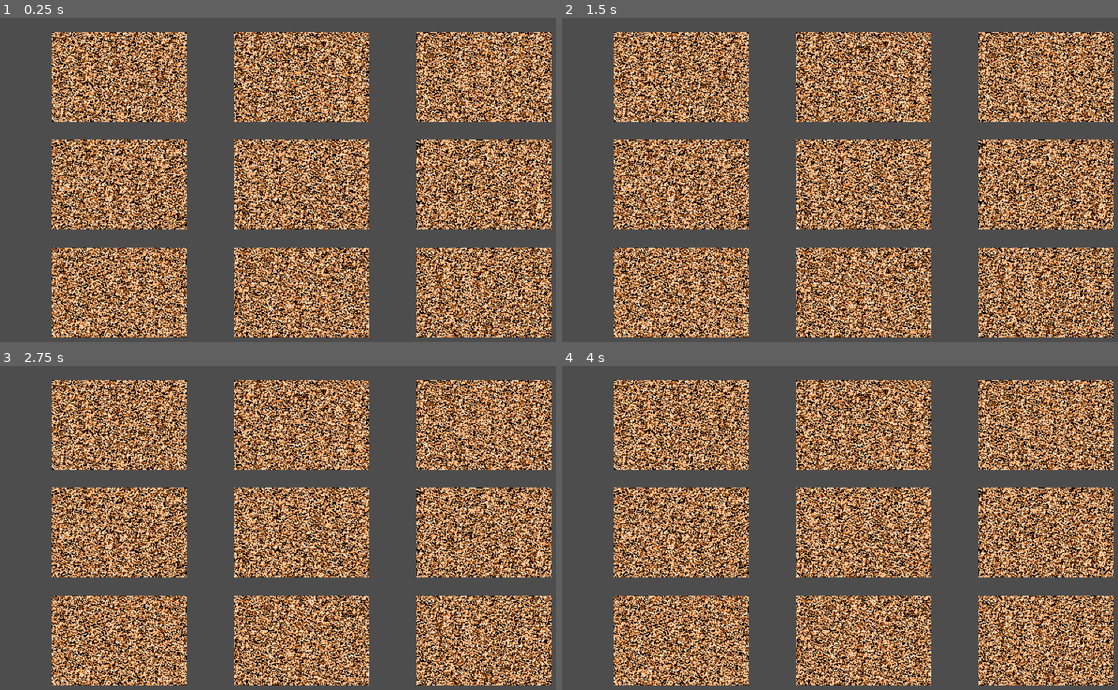
Above: before the commit, frames 1-4 (two rows, left to right).
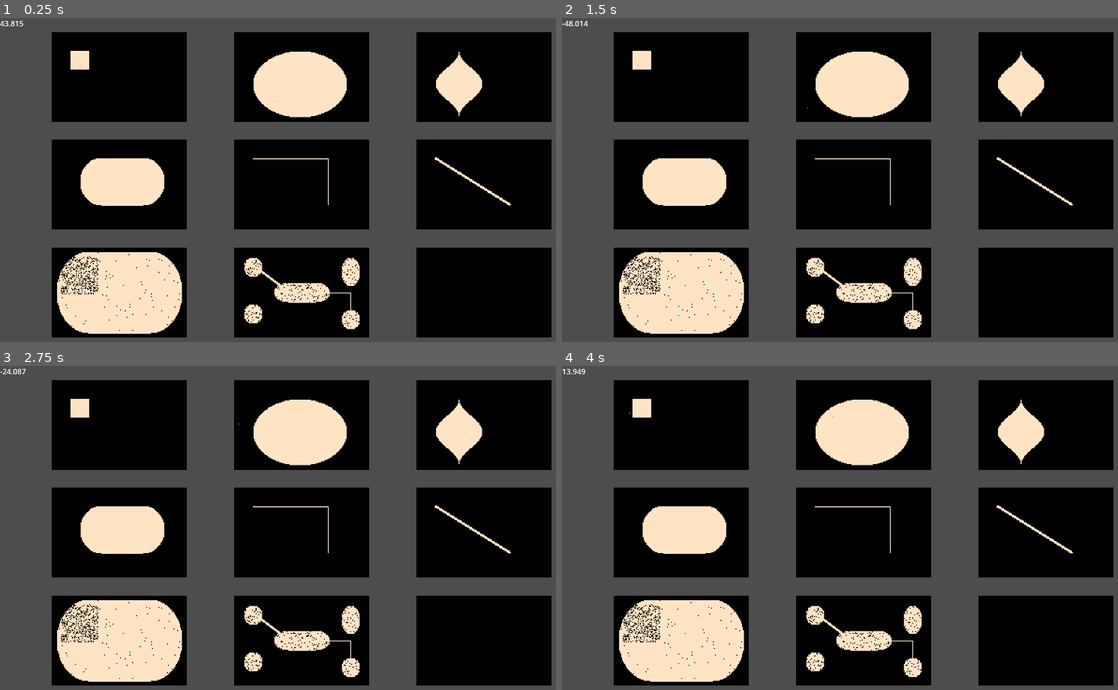
Above: after the commit, the same moments.

Repository: langel/ipsylial
Game: Godot game, scene res://scenes/9_level_dungeon_gen.tscn
The game is run twice, just before and just after one commit, with the same random seed, the same clock (stepped at 60 frames per second) and the same inputs.
Inputs (mouse positions are in pixels of both pictures, inside the frame that each line leads up to):
- Up to frame 1 (0.25 s): no input
- Up to frame 2 (1.5 s): move the mouse to (995, 170) at 0.52 s; hold D (move_right) 0.53-1.28 s; tap Mouse wheel up (zoom_in) at 0.6 s; move the mouse to (739, 202) at 1.27 s; hold S (move_down) from 1.28 s (still down); tap Mouse wheel down (zoom_out) at 1.35 s
- Up to frame 3 (2.75 s): move the mouse to (361, 459) at 2.02 s; release S (move_down) at 2.03 s; hold D (move_right) from 2.03 s (still down); tap Mouse wheel up (zoom_in) at 2.1 s
- Up to frame 4 (4 s): move the mouse to (834, 602) at 2.77 s; release D (move_right) at 2.78 s; hold W (move_up) 2.78-3.53 s; tap Mouse wheel down (zoom_out) at 2.85 s; move the mouse to (1040, 586) at 3.52 s; hold A (move_left) from 3.53 s (still down); tap Mouse wheel up (zoom_in) at 3.6 s

The runs differ from the first frame. In frame 1, 52% of the frame differs, in the area x 0-100%, y 0-99%; in frame 2, 52%; in frame 3, 52%; in frame 4, 52%.

Commit message:
new dungeon class

Diff:
--- a/9_level_dungeon_gen.gd
+++ b/9_level_dungeon_gen.gd
@@ -1,9 +1,6 @@
 extends Node2D
 
-var map: Map
-var level_count = 9
-var level_width = 144
-var level_height = 96
+var dung: Dungeon
 var data = []
 
 var colors = [
@@ -13,35 +10,34 @@
 	Color.SANDY_BROWN
 ]
 
-const DEFAULT_RNG_POS = 0x13371ee7
-var pos: int = DEFAULT_RNG_POS
-var seedval: int = 0x1ee71337
-var rng = load("res://scripts/rng.gd").new()
-func rng_next_int() -> int:
-	pos += 1
-	return rng.rng(pos, seedval)
+var sine_test = 0.01
+var sine2 = 0
 
 # Called when the node enters the scene tree for the first time.
 func _ready() -> void:
-	for l in level_count:
-		data.append([])
-		for x in level_width:
-			data[l].append([])
-			for y in level_height:
-				data[l][x].append(rng_next_int() % 4)
+	dung = Dungeon.new()
+	data = dung.gen_empty_map()
+	dung.gen_terrain(data)
+
 
 func _draw():
 	for l in range(data.size()):
-		var l_x = (l % 3) * level_width * 2.7 + 110
-		var l_y = floor(l / 3) * level_height * 2.4 + 30
-		for x in range(data[l].size()):
-			for y in range(data[l][x].size()):
+		var l_x = (l % 3) * dung.width * 2.7 + 110
+		var l_y = floor(l / 3) * dung.height * 2.4 + 30
+		for x in range(dung.width):
+			for y in range(dung.height):
 				draw_rect(Rect2(x*2+l_x,y*2+l_y,2,2), colors[data[l][x][y]])
-
+	sine_test += 0.17
+	sine2 += 1
+	sine2 %= 100
+	$"debug".text = str(cos((sine2/100.0)*PI)*50).pad_decimals(3)
+	draw_rect(Rect2(sin(sine_test)*50+150,cos(sine_test)*50+150,2,2), Color.CORAL)
+	draw_rect(Rect2(sin((sine2/100.0)*TAU)*50+550,cos((sine2/100.0)*TAU)*50+150,2,2), Color.CORAL)
 
 
 # Called every frame. 'delta' is the elapsed time since the previous frame.
 func _process(delta: float) -> void:
+	queue_redraw()
 	pass
 
 func _input(event):
--- a/scenes/9_level_dungeon_gen.tscn
+++ b/scenes/9_level_dungeon_gen.tscn
@@ -6,3 +6,7 @@
 script = ExtResource("1_k1jxc")
 
 [node name="mesh" type="MeshInstance2D" parent="."]
+
+[node name="debug" type="Label" parent="."]
+offset_right = 40.0
+offset_bottom = 23.0
--- /dev/null
+++ b/scenes/terrain.tres
@@ -0,0 +1,130 @@
+[gd_resource type="TileSet" load_steps=3 format=3 uid="uid://u5jefechxrk"]
+
+[ext_resource type="Texture2D" uid="uid://dl43mpacwaqpg" path="res://assets/textures/32rogues/tiles.png" id="1_s06x8"]
+
+[sub_resource type="TileSetAtlasSource" id="TileSetAtlasSource_cxsam"]
+texture = ExtResource("1_s06x8")
+texture_region_size = Vector2i(32, 32)
+0:0/0 = 0
+1:0/0 = 0
+0:1/0 = 0
+1:1/0 = 0
+0:2/0 = 0
+1:2/0 = 0
+2:2/0 = 0
+0:3/0 = 0
+1:3/0 = 0
+0:4/0 = 0
+1:4/0 = 0
+0:5/0 = 0
+1:5/0 = 0
+0:6/0 = 0
+1:6/0 = 0
+2:6/0 = 0
+3:6/next_alternative_id = 3
+3:6/0 = 0
+0:7/0 = 0
+1:7/0 = 0
+2:7/0 = 0
+3:7/0 = 0
+1:8/0 = 0
+2:8/0 = 0
+3:8/0 = 0
+1:9/0 = 0
+2:9/0 = 0
+3:9/0 = 0
+1:10/0 = 0
+2:10/0 = 0
+3:10/0 = 0
+0:11/0 = 0
+1:11/0 = 0
+2:11/0 = 0
+3:11/0 = 0
+0:12/0 = 0
+1:12/0 = 0
+2:12/0 = 0
+3:12/0 = 0
+0:13/0 = 0
+1:13/0 = 0
+2:13/0 = 0
+3:13/0 = 0
+1:14/0 = 0
+2:14/0 = 0
+3:14/0 = 0
+0:15/0 = 0
+1:15/0 = 0
+2:15/0 = 0
+3:15/0 = 0
+2:16/0 = 0
+3:16/0 = 0
+4:16/0 = 0
+5:16/0 = 0
+6:16/0 = 0
+7:16/0 = 0
+8:16/0 = 0
+10:16/0 = 0
+11:16/0 = 0
+12:16/0 = 0
+13:16/0 = 0
+2:17/0 = 0
+3:17/0 = 0
+4:17/0 = 0
+5:17/0 = 0
+6:17/0 = 0
+2:19/0 = 0
+3:19/0 = 0
+4:19/0 = 0
+5:19/0 = 0
+6:19/0 = 0
+7:19/0 = 0
+8:19/0 = 0
+9:19/0 = 0
+11:19/0 = 0
+12:19/0 = 0
+13:19/0 = 0
+0:22/0 = 0
+1:22/0 = 0
+2:22/0 = 0
+3:22/0 = 0
+0:23/0 = 0
+1:23/0 = 0
+2:23/0 = 0
+3:23/0 = 0
+4:23/0 = 0
+5:23/0 = 0
+3:24/0 = 0
+1:25/0 = 0
+2:25/0 = 0
+3:25/0 = 0
+4:11/0 = 0
+5:11/0 = 0
+6:11/0 = 0
+6:10/0 = 0
+6:9/0 = 0
+5:9/0 = 0
+4:9/0 = 0
+4:10/0 = 0
+5:10/0 = 0
+6:8/0 = 0
+5:8/0 = 0
+4:8/0 = 0
+4:7/0 = 0
+5:7/0 = 0
+6:7/0 = 0
+6:6/0 = 0
+5:6/0 = 0
+4:6/0 = 0
+0:25/0 = 0
+16:16/0 = 0
+15:16/0 = 0
+14:16/0 = 0
+0:16/0 = 0
+1:16/0 = 0
+1:17/0 = 0
+0:17/0 = 0
+9:16/0 = 0
+
+[resource]
+resource_local_to_scene = true
+tile_size = Vector2i(32, 32)
+sources/1 = SubResource("TileSetAtlasSource_cxsam")
--- /dev/null
+++ b/scripts/dungeon.gd
@@ -0,0 +1,114 @@
+class_name Dungeon
+extends Node
+
+
+var levels = 9
+var width = 144
+var height = 96
+
+
+const DEFAULT_RNG_POS = 0x13371ee7
+var pos: int = DEFAULT_RNG_POS
+var seedval: int = 0x1ee71337
+var rng = load("res://scripts/rng.gd").new()
+func rng_next_int() -> int:
+	pos += 1
+	return rng.rng(pos, seedval)
+
+
+func gen_empty_map() -> Array:
+	var data = []
+	for l in levels:
+		data.append([])
+		for x in width:
+			data[l].append([])
+			for y in height:
+				data[l][x].append(0)
+	return data
+
+func gen_terrain(data: Array):
+	# level 1
+	level_carve_rect(data[0], Rect2(20, 20, 20, 20))
+	# level 2
+	level_carve_elipse(data[1], Rect2(20,20,100,70))
+	# level 3
+	level_carve_ovoid(data[2], Rect2(20,20,50,70))
+	# level 4
+	level_carve_rounded(data[3], Rect2(30,20,90,50))
+	# level 5
+	level_carve_path(data[4], Vector2(20,20), Vector2(100,70))
+	# level 6
+	level_carve_corridor(data[5], Vector2(20,20), Vector2(100,70))
+	# level 7
+	level_carve_rounded(data[6], Rect2(5,5,width-10,height-10))
+	level_add_rubble(data[6], Rect2(10, 10, 40, 40), 500)
+	level_add_rubble(data[6], Rect2(0,0,width,height), 100)
+	# level 8
+	level_carve_rounded(data[7], Rect2(width/2-30,height/2-10,60,20))
+	level_carve_elipse(data[7], Rect2(10,10,20,20))
+	level_carve_elipse(data[7], Rect2(width-30,10,20,30))
+	level_carve_elipse(data[7], Rect2(10,60,20,20))
+	level_carve_elipse(data[7], Rect2(width-30,height-30,20,20))
+	level_add_rubble(data[7], Rect2(10, 10, width-20, height-20), 1000)
+	level_carve_corridor(data[7], Vector2(15,15), Vector2(width/2-20,height/2-5))
+	level_carve_path(data[7], Vector2(width/2,height/2), Vector2(width-20,height-20))
+
+func level_carve_ovoid(data: Array, rect: Rect2):
+	var mid = rect.size.x / 2
+	for y in rect.size.y:
+		var length = sin((y / rect.size.y)*PI)
+		length *= length
+		length *= mid
+		for x in length:
+			if (x+rect.position.x+mid < width and y+rect.position.y < height):
+				data[x+rect.position.x+mid][y+rect.position.y] = 1
+				data[(mid-x)+rect.position.x][y+rect.position.y] = 1
+
+func level_carve_elipse(data: Array, rect: Rect2):
+	var mid = rect.size.x / 2
+	var y_pos = 0;
+	for a in 180:
+		var length = ceil(sin((a/180.0)*PI) * mid)
+		var y = (cos((a/180.0)*PI) * 0.5 + 0.5) * rect.size.y
+		if (y > y_pos + 0.5):
+			y += 1
+			for x in length:
+				if (x+rect.position.x+mid < width and y+rect.position.y < height):
+					data[x+rect.position.x+mid][y+rect.position.y] = 1
+					data[(mid-x)+rect.position.x][y+rect.position.y] = 1
+
+func level_carve_rounded(data: Array, rect: Rect2):
+	var mid = rect.size.x / 2
+	for a in 180:
+		var length = ceil((sin((a/180.0)*PI) * 0.5 + 0.5) * mid)
+		var y = (cos((a/180.0)*PI) * 0.5 + 0.5) * rect.size.y
+		for x in length:
+			if (x+rect.position.x+mid < width and y+rect.position.y < height):
+				data[x+rect.position.x+mid][y+rect.position.y] = 1
+				data[(mid-x)+rect.position.x][y+rect.position.y] = 1
+
+func level_carve_rect(data: Array, rect: Rect2):
+	for x in rect.size.x:
+		for y in rect.size.y:
+			data[x+rect.position.x][y+rect.position.y] = 1
+
+func level_carve_path(data: Array, start: Vector2, end: Vector2):
+	for x in (end.x - start.x):
+		data[x + start.x][start.y] = 1
+	for y in (end.y - start.y):
+		data[end.x][y + start.y] = 1
+
+func level_carve_corridor(data: Array, start: Vector2, end: Vector2):
+	var ratio = float(end.y - start.y) / float(end.x - start.x)
+	var y_pos = float(start.y)
+	for x in (end.x - start.x):
+		data[x + start.x][int(y_pos)] = 1;
+		data[x + start.x + 1][int(y_pos)] = 1;
+		data[x + start.x - 1][int(y_pos)] = 1;
+		data[x + start.x][int(y_pos) + 1] = 1;
+		data[x + start.x][int(y_pos) - 1] = 1;
+		y_pos += ratio
+
+func level_add_rubble(data: Array, rect: Rect2, amount: int):
+	for i in amount:
+		data[rect.position.x+(rng_next_int()%int(rect.size.x))][rect.position.y+(rng_next_int()%int(rect.size.y))] = 0
--- a/scripts/map.gd
+++ b/scripts/map.gd
@@ -4,6 +4,7 @@
 var height: int = 0
 var width: int = 0
 var tiles: Array = []
+
 
 func _init(height: int = 10, width: int = 10):
 	self.height = height
@@ -19,6 +20,7 @@
 			var type =  Tile.TileType.AIR if (GameState.rng_next_int()%5 == 0) else Tile.TileType.FLOOR
 			tiles[j].append(Tile.new(j,i,type))
 
+
 # Called when the node enters the scene tree for the first time.
 func _ready() -> void:
 	pass # Replace with function body.
Not shown, removed: scenes/9_l9A9E.tmp
